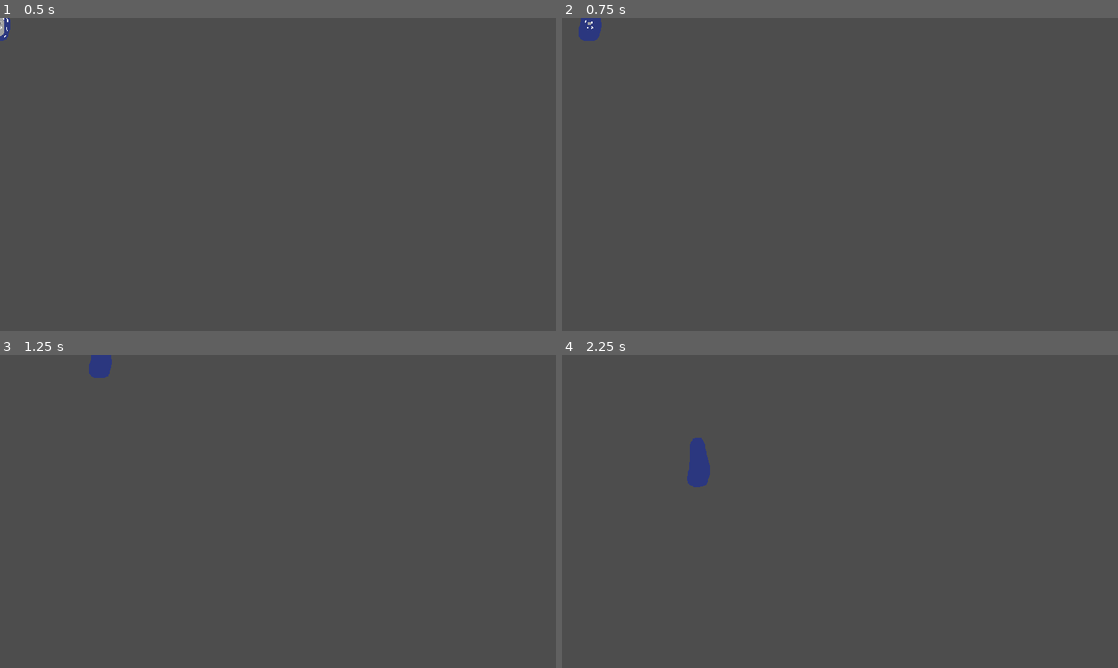
Above: before the commit, frames 1-4 (two rows, left to right).
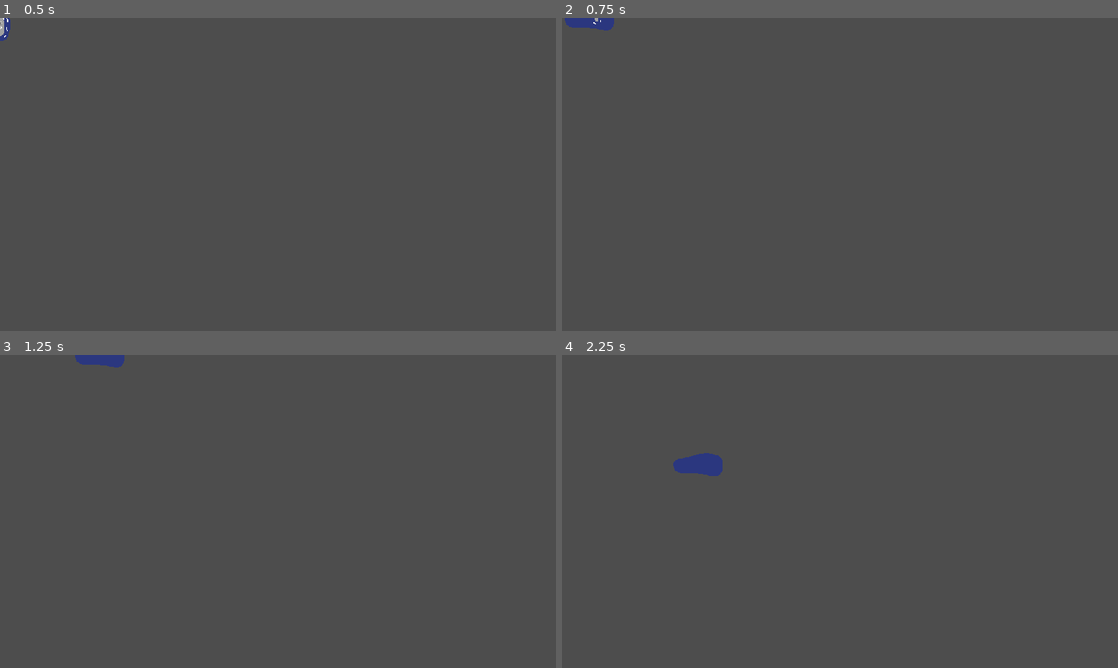
Above: after the commit, the same moments.

Repository: omar-h-omar/submania
Game: Godot game, scene res://scenes/submarine.tscn
The game is run twice, just before and just after one commit, with the same random seed, the same clock (stepped at 60 frames per second) and the same inputs.
Inputs:
- Up to frame 1 (0.5 s): no input
- Up to frame 2 (0.75 s): hold Right (right) from 0.53 s (still down)
- Up to frame 3 (1.25 s): keep holding Right (right)
- Up to frame 4 (2.25 s): release Right (right) at 1.28 s; hold Down (down) 1.28-2.03 s; hold Right (right) from 2.03 s (still down)

Frame 1 is identical in both runs. In frame 2, 0.3% of the frame differs, in the area x 0-10%, y 0-8%; in frame 3, 0.3%; in frame 4, 0.6%, in the area x 20-29%, y 26-43%.

Commit message:
adding rotation

Diff:
--- a/scenes/submarine.gd
+++ /dev/null
@@ -1,22 +0,0 @@
-extends CharacterBody2D
-
-const SPEED = 300.0
-
-func _physics_process(delta):
-	var vertical_direction = Input.get_axis("up", "down")
-	if vertical_direction:
-		velocity.y = vertical_direction * SPEED
-	else:
-		velocity.y = move_toward(velocity.x, 0, SPEED)
-
-	var horizontal_direction = Input.get_axis("left", "right")
-	if horizontal_direction:
-		velocity.x = horizontal_direction * SPEED
-	else:
-		velocity.x = move_toward(velocity.x, 0, SPEED)
-
-	move_and_slide()
-
-func _mine_detected(body):
-	print("Mine Nearby!")
-	pass # Replace with function body.
--- a/scenes/submarine.tscn
+++ b/scenes/submarine.tscn
@@ -1,6 +1,6 @@
 [gd_scene load_steps=9 format=3 uid="uid://dgcpspdc4t04p"]
 
-[ext_resource type="Script" path="res://scenes/submarine.gd" id="1_q8pyt"]
+[ext_resource type="Script" path="res://scripts/submarine.gd" id="1_q8pyt"]
 [ext_resource type="Texture2D" uid="uid://c81x22cfhwcfw" path="res://assets/sub_uw.png" id="2_7us01"]
 [ext_resource type="Texture2D" uid="uid://b0vpt7r5u1j1" path="res://assets/sub_1.png" id="3_wl5aq"]
 [ext_resource type="Texture2D" uid="uid://dkah2ijybubfb" path="res://assets/sub_2.png" id="4_xysxd"]
--- /dev/null
+++ b/scripts/submarine.gd
@@ -0,0 +1,23 @@
+extends CharacterBody2D
+
+const SPEED = 300.0
+@onready var animated_sprite_2d = $AnimatedSprite2D
+
+func _physics_process(delta):
+	var direction = Input.get_vector("left", "right", "up", "down")
+	velocity = direction * SPEED
+
+	if Input.is_action_just_pressed("left"):
+		animated_sprite_2d.rotation_degrees = 90
+	elif Input.is_action_just_pressed("right"):
+		animated_sprite_2d.rotation_degrees = -90
+	elif Input.is_action_just_pressed("down"):
+		animated_sprite_2d.rotation_degrees = 0
+	elif Input.is_action_just_pressed("up"):
+		animated_sprite_2d.rotation_degrees = 180
+
+	move_and_slide()
+
+func _mine_detected(body):
+	print("Mine Nearby!")
+	pass # Replace with function body.
